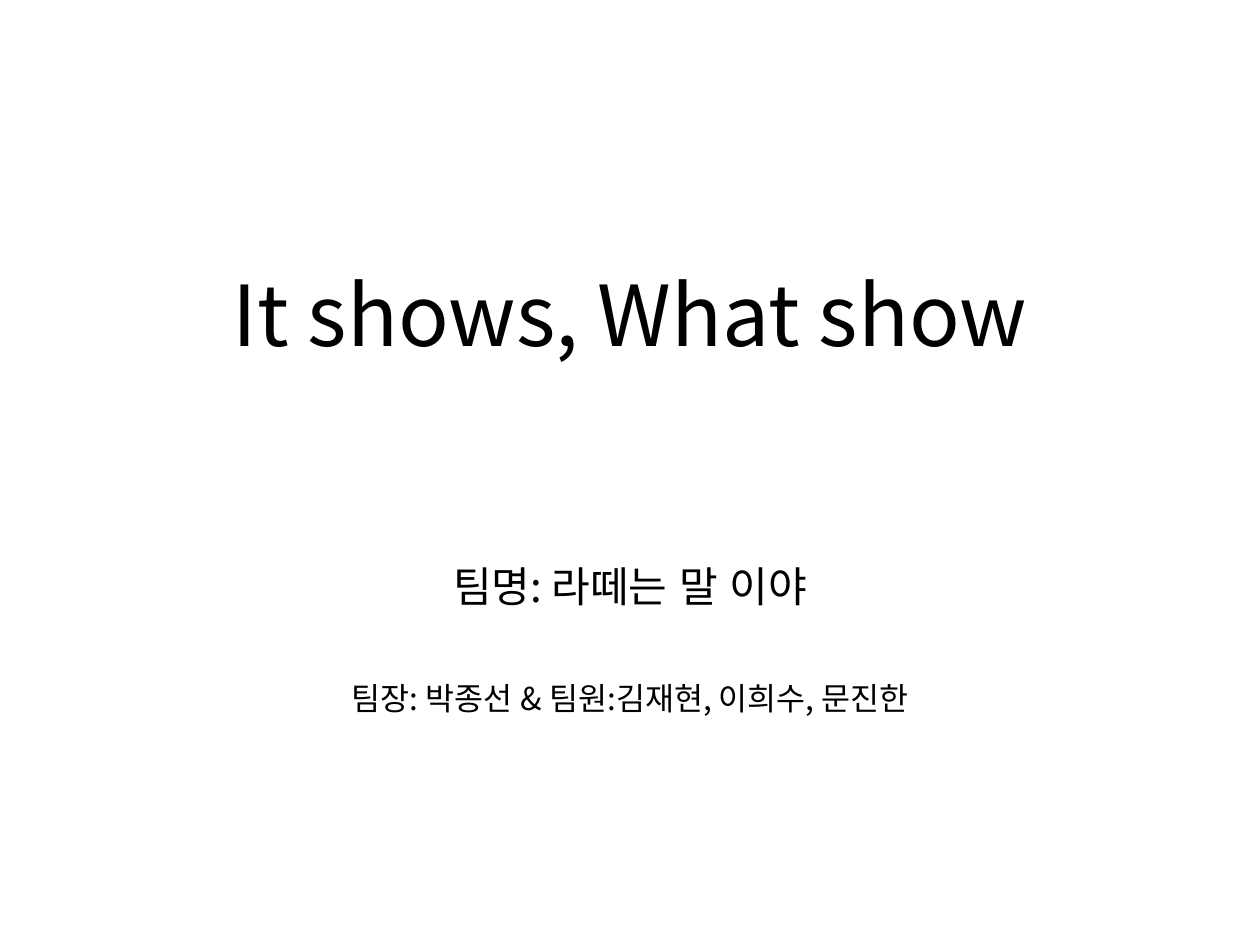
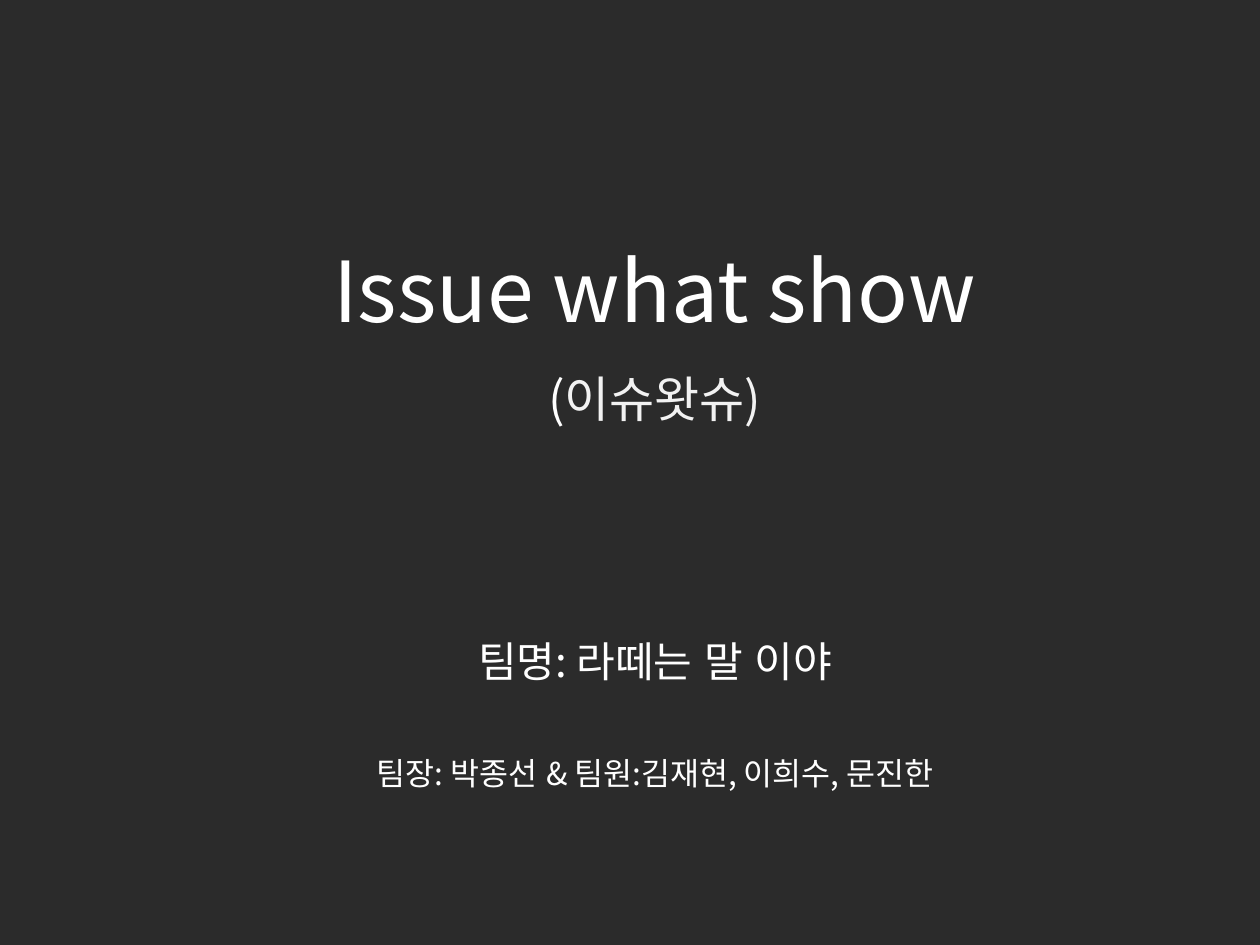
Before and after one commit to HaYongdae/issuewhatshow, a slide deck: slide 1 of doc/최종 PPT.pptx. Drawn at 1260x945 pixels with LibreOffice and Linux fonts; fonts in the diff are those of the drawing; background and template pictures are left out; a plain dark background stands for a picture behind light text. Boxes give left, top, right and bottom in pixels: in the first picture for what was removed or moved away, otherwise in the second. Text is boxed around its words. In the diff, an @@ line names an element or a change of style, - is before the commit and + after.

```diff
--- a/doc/최종 PPT.pptx
+++ b/doc/최종 PPT.pptx
@@ background #FFFFFF to picture (left out) @@
@@ title at <box>333,255,976,427</box>: text changed; text colour #000000 to #FFFFFF @@
-It shows, What show
+Issue what show
+(이슈왓슈)
@@ subtitle "팀명: 라떼는 말 이야": place and size @@
-subtitle "팀명: 라떼는 말 이야" at <box>351,567,909,716</box>
+subtitle "팀명: 라떼는 말 이야" at <box>377,642,934,791</box>
@@ subtitle "팀명: 라떼는 말 이야" at <box>377,642,934,791</box>: text colour #000000 to #FFFFFF @@
```
Also in this commit, not shown: 25 other slides changed, 1 slide added, 4 slides removed.
